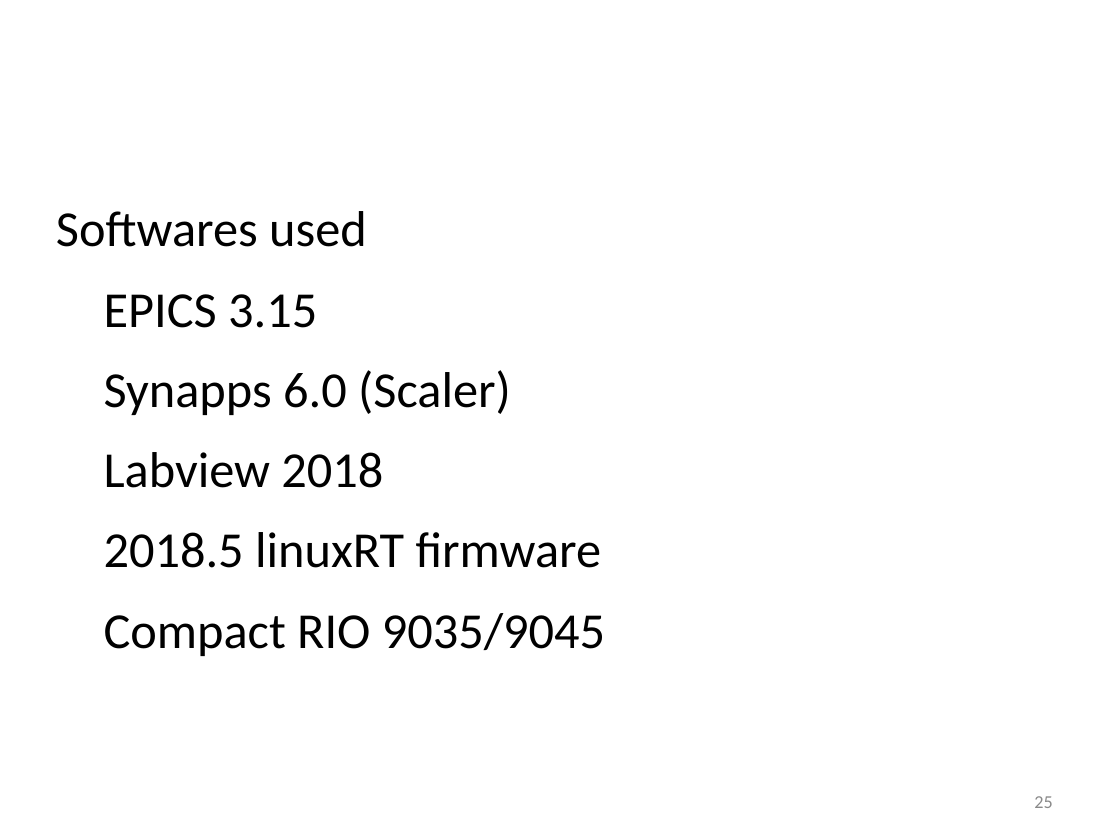
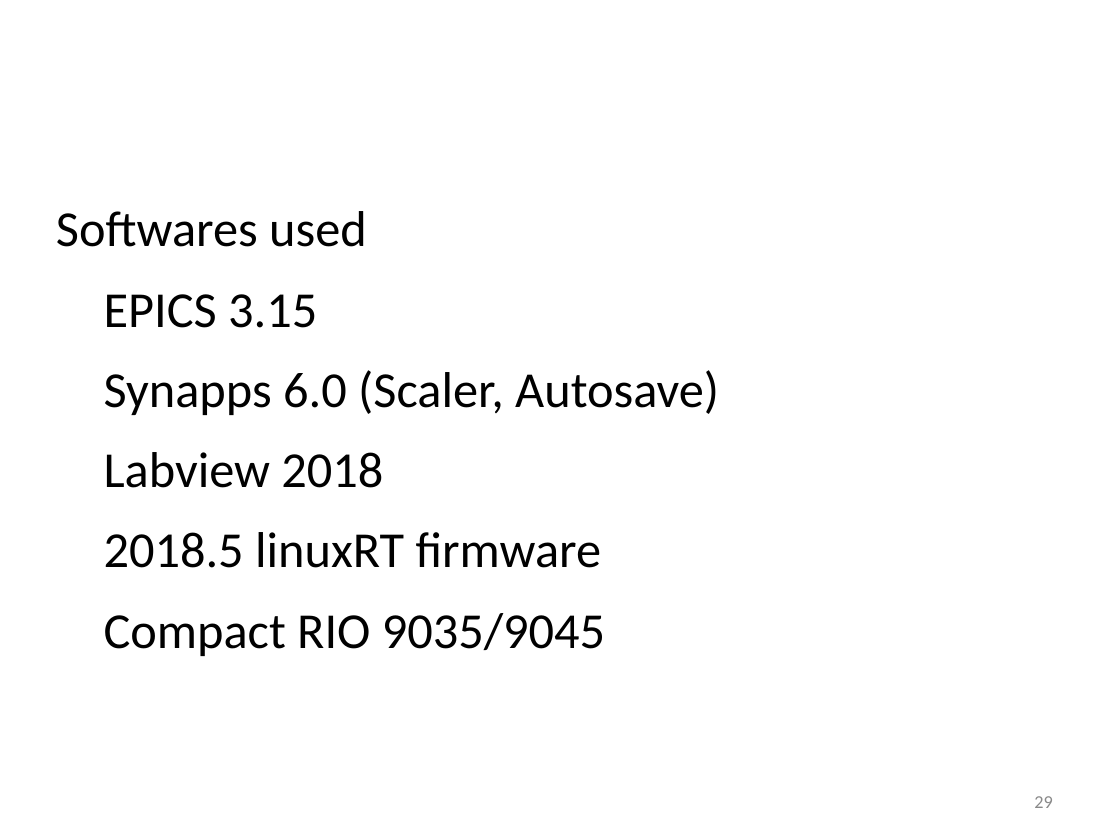
Before and after one commit to lnls-sol/project-nheengatu, a slide deck: slide 29 of docs/CRIO-EPICs-integration.odp (slide 25 before the commit). Drawn at 1120x840 pixels with LibreOffice and Linux fonts; fonts in the diff are those of the drawing; background and template pictures are left out. Boxes give left, top, right and bottom in pixels: in the first picture for what was removed or moved away, otherwise in the second. Text is boxed around its words. In the diff, an @@ line names an element or a change of style, - is before the commit and + after.

```diff
--- a/docs/CRIO-EPICs-integration.odp
+++ b/docs/CRIO-EPICs-integration.odp
@@ text at (104,370,719,415): text changed @@
-● Synapps 6.0 (Scaler)
+● Synapps 6.0 (Scaler, Autosave)
@@ page number at (1034,796,1052,808): text changed @@
-25
+29
```
Also in this commit, not shown: 14 other slides changed, 5 slides added, 1 slide removed, 1 other file.
